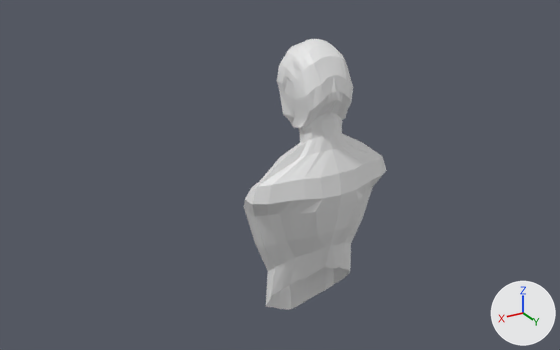
An edit to the Blender file character/main_character/main_Character.blend, drawn before and after from the same camera.
Rendered twice from a 50 mm lens placed at (5.08, 7.9, 11.06), pointed at (0.22, -0.2, 7.01). The axes (+X, +Y, +Z) are drawn at lower right. The lights are the same throughout.
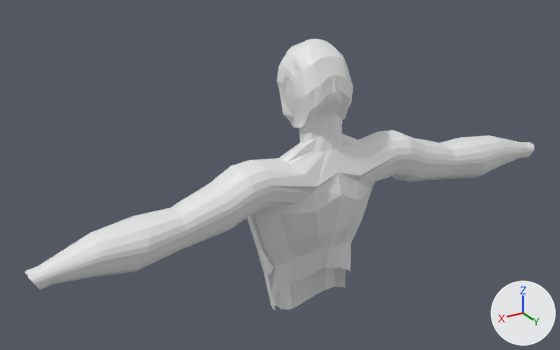
What differs and where, as boxes (x1, y1, x2, y2) in the pictures (560 x 350 px):
'Plane', reshaped (254% wider): before (244, 39, 387, 310); after (25, 39, 534, 310)
part 1 of me_plane, built on: before (244, 136, 387, 309); after (25, 130, 534, 310)

Diff of the bpy script that builds the scene:
```diff
--- a/character/main_character/main_Character.blend.py
+++ b/character/main_character/main_Character.blend.py
@@ me_plane @@
 # used by ob_plane; location = (-0.073, 4.678, 8.241); rotation_euler = (1.571, 0.0, 0.0), in degrees (90, 0, 0)
-me_plane.from_pydata(...)  # 480 vertices, 430 faces, 2 loose edges; spans x 0.0..1.03, y -3.5..0.61, z 3.88..5.3
+me_plane.from_pydata(...)  # 666 vertices, 605 faces, 4 loose edges; spans x 0.0..3.78, y -3.5..0.61, z 3.88..5.3
+# me_plane part 1
+# 13 vertices are removed from x 0.25..1.02, y -2.96..-0.71, z 3.91..4.64
+# 36 faces are deleted
+# 17 vertices move from x 0.0..1.03, y -3.19..-0.76, z 3.94..4.81 to x 0.0..1.08, y -3.15..-0.58, z 3.97..4.81
+# 188 vertices are added at x 0.17..3.77, y -3.04..-0.56, z 3.94..4.64
+# 11 new vertices lie (0.14, -0.02, 0.0) away from vertices in x 3.5..3.64, y -1.57..-1.35, z 4.15..4.41
+# 2 loose edges are added
+# 211 new faces join them
```
